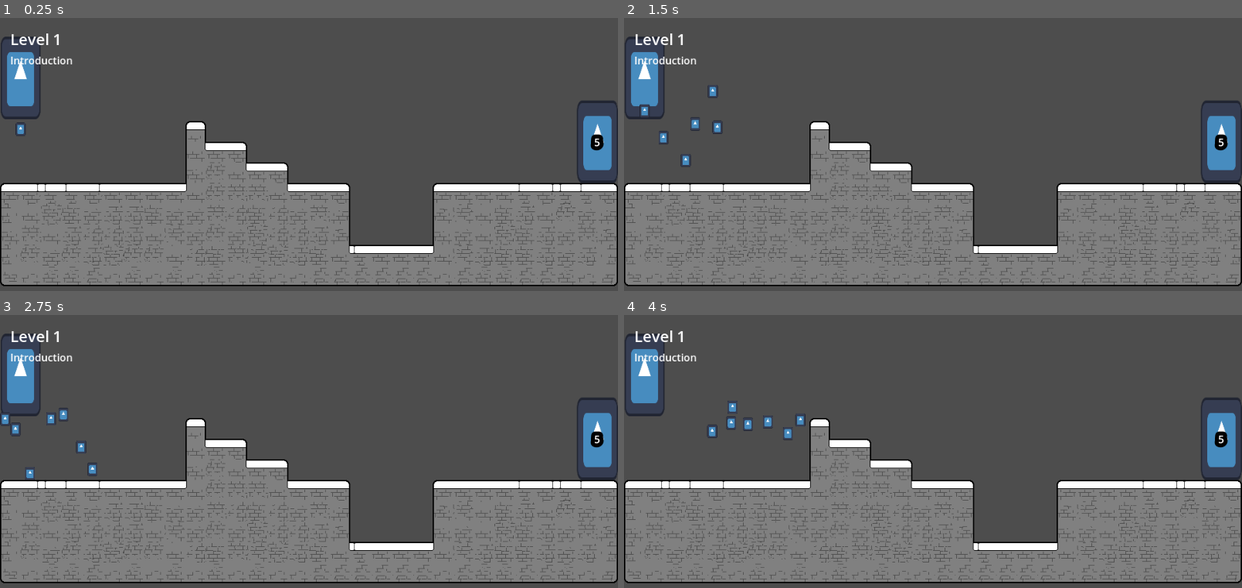
Above: before the commit, frames 1-4 (two rows, left to right).
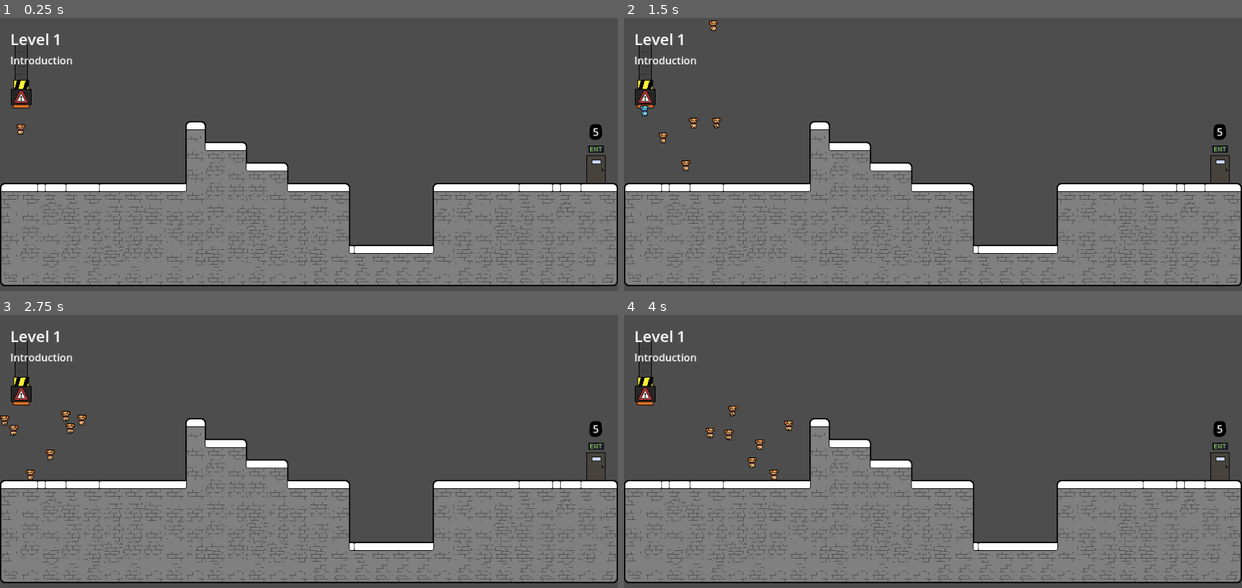
Above: after the commit, the same moments.

Repository: NanoMars/slime-game
Game: Godot game, scene res://game/levels/level_1.tscn
Same seed, same stepped clock (60 frames per second), same inputs: the game is played once before the commit and once after it. The engine's default icon, where the game draws it, is replaced by a stand-in: a white triangle on a blue panel in a dark square. Sound files missing from this copy of the repository are replaced by a short silence.
Inputs (mouse positions are in pixels of both pictures, inside the frame that each line leads up to):
- Up to frame 1 (0.25 s): no input
- Up to frame 2 (1.5 s): tap Enter (ui_accept) at 0.5 s; move the mouse to (1068, 173) at 0.52 s; hold W (jump) 0.53-1.28 s; hold D (move_right) from 0.53 s (still down); click (1068, 173) at 0.67 s; move the mouse to (809, 209) at 1.27 s; tap W (jump) at 1.35 s
- Up to frame 3 (2.75 s): tap W (jump) at 1.52, 1.82 s; move the mouse to (370, 413) at 2.02 s; release D (move_right) at 2.03 s; hold A (move_left) from 2.03 s (still down); hold W (jump) from 2.03 s (still down)
- Up to frame 4 (4 s): move the mouse to (902, 557) at 2.77 s; release A (move_left) at 2.78 s; release W (jump) at 2.78 s; hold D (move_right) from 2.78 s (still down); tap W (jump) at 2.85, 3.02, 3.32 s; click (902, 557) at 2.92 s; move the mouse to (1118, 541) at 3.52 s; hold W (jump) from 3.53 s (still down)

The runs differ from the first frame. In frame 1, 2.3% of the frame differs, in the area x 0-100%, y 6-61%; in frame 2, 2.7%; in frame 3, 2.8%; in frame 4, 2.9%.

Commit message:
anim stuff sorta

Diff:
--- a/door/door.tscn
+++ b/door/door.tscn
@@ -1,7 +1,7 @@
 [gd_scene load_steps=7 format=3 uid="uid://0vt3kq4svmkf"]
 
-[ext_resource type="Texture2D" uid="uid://cg5nnsp6tr0dc" path="res://icon.svg" id="1_plcny"]
 [ext_resource type="Script" uid="uid://dbiucsr66mc3q" path="res://door/door.gd" id="1_rdd60"]
+[ext_resource type="Texture2D" uid="uid://b52ir2q2gown" path="res://door/door.png" id="2_1xxlg"]
 [ext_resource type="AudioStream" uid="uid://lmwd863reytn" path="res://door/player_entered.wav" id="3_1xxlg"]
 [ext_resource type="AudioStream" uid="uid://bj7j2mvpmlo1b" path="res://door/door_unlocked.wav" id="4_42tme"]
 
@@ -9,17 +9,16 @@
 viewport_path = NodePath("Sprite2D2/SubViewport")
 
 [sub_resource type="RectangleShape2D" id="RectangleShape2D_plcny"]
-size = Vector2(64, 128)
+size = Vector2(39, 49)
 
 [node name="Door" type="Node2D"]
 script = ExtResource("1_rdd60")
 
 [node name="Sprite2D" type="Sprite2D" parent="."]
-scale = Vector2(0.5, 1)
-texture = ExtResource("1_plcny")
+texture = ExtResource("2_1xxlg")
 
 [node name="Sprite2D2" type="Sprite2D" parent="."]
-position = Vector2(0, 1)
+position = Vector2(0, -50)
 texture = SubResource("ViewportTexture_plcny")
 
 [node name="SubViewport" type="SubViewport" parent="Sprite2D2"]
@@ -40,6 +39,7 @@
 [node name="Area2D" type="Area2D" parent="."]
 
 [node name="CollisionShape2D" type="CollisionShape2D" parent="Area2D"]
+position = Vector2(-0.5, 4.5)
 shape = SubResource("RectangleShape2D_plcny")
 
 [node name="DoorEnteredSound" type="AudioStreamPlayer" parent="."]
--- a/game/levels/level_1.tscn
+++ b/game/levels/level_1.tscn
@@ -17,7 +17,7 @@
 spawn_count = 7
 
 [node name="Door" parent="." instance=ExtResource("3_rifvl")]
-position = Vector2(928, 192)
+position = Vector2(926, 227)
 next_level_scene = "uid://c7wa31217312a"
 
 [node name="GameManagerSetter" parent="." instance=ExtResource("4_wi6ud")]
--- a/game/levels/level_2.tscn
+++ b/game/levels/level_2.tscn
@@ -17,7 +17,7 @@
 spawn_count = 15
 
 [node name="Door" parent="." groups=["Door"] instance=ExtResource("3_7neg2")]
-position = Vector2(928, 320)
+position = Vector2(929, 355)
 
 [node name="GameManagerSetter" parent="." instance=ExtResource("4_2f1k2")]
 level_number = 2
--- a/player/player.gd
+++ b/player/player.gd
@@ -8,11 +8,13 @@
 @export_flags_2d_physics var enabled_collision_layers
 @export_flags_2d_physics var disabled_collision_layers
 
+var direction := 0.0
+var prev_direction := 0.0
 var touch_ground_last_tick: bool = false
 var airtime: float = 0.0
 @export var airtime_minimum_sound: float = 0.2
 
-
+@onready var anim_player = $AnimationPlayer
 
 @export var enabled: bool = true
 
@@ -23,6 +25,7 @@
 func _ready() -> void:
 	# Apply a random variation to the player speed
 	var variation = randf_range(-speed_variation, speed_variation)
+	$Sprite2D.frame_coords.y = randi_range(0, 4)
 	player_speed += player_speed * variation
 	add_to_group("player")
 	GameManager.player_count_changed()
@@ -55,11 +58,20 @@
 					p.jump(0.1)
 
 
-	var direction := Input.get_axis("move_left", "move_right")
+	direction = Input.get_axis("move_left", "move_right")
 	if direction and enabled:
 		velocity.x = direction * player_speed
+		if direction > 0.0:
+			anim_player.play("run_right")
+		else:
+			anim_player.play("run_left")
+		prev_direction = direction
 	else:
 		velocity.x = move_toward(velocity.x, 0, player_speed)
+		if prev_direction > 0.0:
+			anim_player.play("idle_right")
+		else:
+			anim_player.play("idle_left")
 
 	move_and_slide()
 
@@ -111,6 +123,10 @@
 func jump(delay: float = 0) -> void:
 	await get_tree().create_timer(delay).timeout
 	if is_on_floor() and check_player_below_grounded() and enabled:
+		if prev_direction > 0.0:
+			anim_player.play("jump_right")
+		else:
+			anim_player.play("jump_left")
 		velocity.y = jump_velocity
 		$JumpAudio.play()
 
--- a/player/player.tscn
+++ b/player/player.tscn
@@ -1,8 +1,8 @@
-[gd_scene load_steps=25 format=3 uid="uid://cbmqkddcrae75"]
+[gd_scene load_steps=33 format=3 uid="uid://cbmqkddcrae75"]
 
 [ext_resource type="Script" uid="uid://bxkjfjk24mebn" path="res://player/player.gd" id="1_g1dw6"]
-[ext_resource type="Texture2D" uid="uid://cg5nnsp6tr0dc" path="res://icon.svg" id="1_oul6g"]
-[ext_resource type="Script" uid="uid://flqxhi8i88ma" path="res://player/death_particles.gd" id="3_c35mf"]
+[ext_resource type="Texture2D" uid="uid://wprcg2epp6wc" path="res://player/player-Sheet.png" id="2_x7c3f"]
+[ext_resource type="Script" path="res://player/death_particles.gd" id="3_c35mf"]
 [ext_resource type="AudioStream" uid="uid://b1udkx6s5wrqi" path="res://assets/audio/jump_sounds/slightscream-01.mp3" id="3_tqiix"]
 [ext_resource type="AudioStream" uid="uid://de4nx7q6vutn6" path="res://assets/audio/jump_sounds/slightscream-02.mp3" id="4_e7oew"]
 [ext_resource type="AudioStream" uid="uid://ca5avv5xfhust" path="res://assets/audio/jump_sounds/slightscream-11.mp3" id="5_c35mf"]
@@ -20,10 +20,10 @@
 [ext_resource type="AudioStream" uid="uid://dmguqdnrmne4a" path="res://assets/audio/jump_sounds/slightscream-10.mp3" id="17_2uvqg"]
 [ext_resource type="AudioStream" uid="uid://b74qk5wru38lw" path="res://assets/audio/jumpland.wav" id="18_e7oew"]
 [ext_resource type="AudioStream" uid="uid://ckuovfdhtslf8" path="res://assets/audio/bird_splat.mp3" id="20_65viv"]
-[ext_resource type="Script" uid="uid://bkrp5txis6bvs" path="res://player/death_audio.gd" id="21_x7c3f"]
+[ext_resource type="Script" path="res://player/death_audio.gd" id="21_x7c3f"]
 
 [sub_resource type="RectangleShape2D" id="RectangleShape2D_kqu6x"]
-size = Vector2(16, 20)
+size = Vector2(14, 16)
 
 [sub_resource type="RectangleShape2D" id="RectangleShape2D_e7oew"]
 size = Vector2(16, 20)
@@ -47,6 +47,220 @@
 stream_13/stream = ExtResource("8_bjvpn")
 stream_14/stream = ExtResource("9_s7qer")
 
+[sub_resource type="Animation" id="Animation_x7c3f"]
+resource_name = "run_right"
+length = 0.4
+loop_mode = 1
+step = 0.15
+tracks/0/type = "value"
+tracks/0/imported = false
+tracks/0/enabled = true
+tracks/0/path = NodePath("Sprite2D:scale")
+tracks/0/interp = 1
+tracks/0/loop_wrap = true
+tracks/0/keys = {
+"times": PackedFloat32Array(0),
+"transitions": PackedFloat32Array(1),
+"update": 0,
+"values": [Vector2(1, 1)]
+}
+tracks/1/type = "value"
+tracks/1/imported = false
+tracks/1/enabled = true
+tracks/1/path = NodePath("Sprite2D:frame_coords")
+tracks/1/interp = 1
+tracks/1/loop_wrap = true
+tracks/1/keys = {
+"times": PackedFloat32Array(0, 0.1, 0.2, 0.3),
+"transitions": PackedFloat32Array(1, 1, 1, 1),
+"update": 1,
+"values": [Vector2i(0, 0), Vector2i(1, 0), Vector2i(2, 0), Vector2i(3, 0)]
+}
+
+[sub_resource type="Animation" id="Animation_bjvpn"]
+length = 0.001
+tracks/0/type = "value"
+tracks/0/imported = false
+tracks/0/enabled = true
+tracks/0/path = NodePath("Sprite2D:scale")
+tracks/0/interp = 1
+tracks/0/loop_wrap = true
+tracks/0/keys = {
+"times": PackedFloat32Array(0),
+"transitions": PackedFloat32Array(1),
+"update": 0,
+"values": [Vector2(1, 1)]
+}
+tracks/1/type = "value"
+tracks/1/imported = false
+tracks/1/enabled = true
+tracks/1/path = NodePath("Sprite2D:frame_coords")
+tracks/1/interp = 1
+tracks/1/loop_wrap = true
+tracks/1/keys = {
+"times": PackedFloat32Array(0),
+"transitions": PackedFloat32Array(1),
+"update": 1,
+"values": [Vector2i(0, 0)]
+}
+
+[sub_resource type="Animation" id="Animation_s7qer"]
+resource_name = "run_left"
+length = 0.4
+loop_mode = 1
+step = 0.15
+tracks/0/type = "value"
+tracks/0/imported = false
+tracks/0/enabled = true
+tracks/0/path = NodePath("Sprite2D:scale")
+tracks/0/interp = 1
+tracks/0/loop_wrap = true
+tracks/0/keys = {
+"times": PackedFloat32Array(0),
+"transitions": PackedFloat32Array(1),
+"update": 0,
+"values": [Vector2(-1, 1)]
+}
+tracks/1/type = "value"
+tracks/1/imported = false
+tracks/1/enabled = true
+tracks/1/path = NodePath("Sprite2D:frame_coords")
+tracks/1/interp = 1
+tracks/1/loop_wrap = true
+tracks/1/keys = {
+"times": PackedFloat32Array(0, 0.1, 0.2, 0.3),
+"transitions": PackedFloat32Array(1, 1, 1, 1),
+"update": 1,
+"values": [Vector2i(0, 0), Vector2i(1, 0), Vector2i(2, 0), Vector2i(3, 0)]
+}
+
+[sub_resource type="Animation" id="Animation_g4c7l"]
+resource_name = "idle_right"
+length = 0.1
+step = 0.15
+tracks/0/type = "value"
+tracks/0/imported = false
+tracks/0/enabled = true
+tracks/0/path = NodePath("Sprite2D:frame_coords")
+tracks/0/interp = 1
+tracks/0/loop_wrap = true
+tracks/0/keys = {
+"times": PackedFloat32Array(0),
+"transitions": PackedFloat32Array(1),
+"update": 1,
+"values": [Vector2i(0, 0)]
+}
+tracks/1/type = "value"
+tracks/1/imported = false
+tracks/1/enabled = true
+tracks/1/path = NodePath("Sprite2D:scale")
+tracks/1/interp = 1
+tracks/1/loop_wrap = true
+tracks/1/keys = {
+"times": PackedFloat32Array(0),
+"transitions": PackedFloat32Array(1),
+"update": 0,
+"values": [Vector2(1, 1)]
+}
+
+[sub_resource type="Animation" id="Animation_knn7v"]
+resource_name = "idle_left"
+length = 0.1
+step = 0.15
+tracks/0/type = "value"
+tracks/0/imported = false
+tracks/0/enabled = true
+tracks/0/path = NodePath("Sprite2D:frame_coords")
+tracks/0/interp = 1
+tracks/0/loop_wrap = true
+tracks/0/keys = {
+"times": PackedFloat32Array(0),
+"transitions": PackedFloat32Array(1),
+"update": 1,
+"values": [Vector2i(0, 0)]
+}
+tracks/1/type = "value"
+tracks/1/imported = false
+tracks/1/enabled = true
+tracks/1/path = NodePath("Sprite2D:scale")
+tracks/1/interp = 1
+tracks/1/loop_wrap = true
+tracks/1/keys = {
+"times": PackedFloat32Array(0),
+"transitions": PackedFloat32Array(1),
+"update": 0,
+"values": [Vector2(-1, 1)]
+}
+
+[sub_resource type="Animation" id="Animation_7pqkx"]
+resource_name = "jump_right"
+length = 0.4
+step = 0.15
+tracks/0/type = "value"
+tracks/0/imported = false
+tracks/0/enabled = true
+tracks/0/path = NodePath("Sprite2D:scale")
+tracks/0/interp = 1
+tracks/0/loop_wrap = true
+tracks/0/keys = {
+"times": PackedFloat32Array(0),
+"transitions": PackedFloat32Array(1),
+"update": 0,
+"values": [Vector2(1, 1)]
+}
+tracks/1/type = "value"
+tracks/1/imported = false
+tracks/1/enabled = true
+tracks/1/path = NodePath("Sprite2D:frame_coords")
+tracks/1/interp = 1
+tracks/1/loop_wrap = true
+tracks/1/keys = {
+"times": PackedFloat32Array(0, 0.2),
+"transitions": PackedFloat32Array(1, 1),
+"update": 1,
+"values": [Vector2i(4, 0), Vector2i(5, 0)]
+}
+
+[sub_resource type="Animation" id="Animation_uw77l"]
+resource_name = "jump_left"
+length = 0.4
+step = 0.15
+tracks/0/type = "value"
+tracks/0/imported = false
+tracks/0/enabled = true
+tracks/0/path = NodePath("Sprite2D:scale")
+tracks/0/interp = 1
+tracks/0/loop_wrap = true
+tracks/0/keys = {
+"times": PackedFloat32Array(0),
+"transitions": PackedFloat32Array(1),
+"update": 0,
+"values": [Vector2(-1, 1)]
+}
+tracks/1/type = "value"
+tracks/1/imported = false
+tracks/1/enabled = true
+tracks/1/path = NodePath("Sprite2D:frame_coords")
+tracks/1/interp = 1
+tracks/1/loop_wrap = true
+tracks/1/keys = {
+"times": PackedFloat32Array(0, 0.2),
+"transitions": PackedFloat32Array(1, 1),
+"update": 1,
+"values": [Vector2i(4, 0), Vector2i(5, 0)]
+}
+
+[sub_resource type="AnimationLibrary" id="AnimationLibrary_s7qer"]
+_data = {
+&"RESET": SubResource("Animation_bjvpn"),
+&"idle_left": SubResource("Animation_knn7v"),
+&"idle_right": SubResource("Animation_g4c7l"),
+&"jump_left": SubResource("Animation_uw77l"),
+&"jump_right": SubResource("Animation_7pqkx"),
+&"run_left": SubResource("Animation_s7qer"),
+&"run_right": SubResource("Animation_x7c3f")
+}
+
 [node name="Player" type="CharacterBody2D" groups=["player"]]
 script = ExtResource("1_g1dw6")
 player_speed = 100.0
@@ -56,8 +270,10 @@
 shape = SubResource("RectangleShape2D_kqu6x")
 
 [node name="Sprite2D" type="Sprite2D" parent="."]
-scale = Vector2(0.120000124, 0.1599999)
-texture = ExtResource("1_oul6g")
+texture_filter = 1
+texture = ExtResource("2_x7c3f")
+hframes = 6
+vframes = 5
 
 [node name="ShapeCast2D" type="ShapeCast2D" parent="."]
 shape = SubResource("RectangleShape2D_e7oew")
@@ -92,5 +308,10 @@
 stream = ExtResource("20_65viv")
 script = ExtResource("21_x7c3f")
 
+[node name="AnimationPlayer" type="AnimationPlayer" parent="."]
+libraries = {
+&"": SubResource("AnimationLibrary_s7qer")
+}
+
 [connection signal="finished" from="CPUParticles2D" to="CPUParticles2D" method="_on_finished"]
 [connection signal="finished" from="DeathAudio" to="DeathAudio" method="_on_finished"]
--- a/spawner/player_spawner.tscn
+++ b/spawner/player_spawner.tscn
@@ -1,17 +1,16 @@
 [gd_scene load_steps=4 format=3 uid="uid://dmrkf8ki527vu"]
 
 [ext_resource type="Script" uid="uid://dmooalwx1p4n7" path="res://spawner/player_spawner.gd" id="1_77646"]
-[ext_resource type="Texture2D" uid="uid://cg5nnsp6tr0dc" path="res://icon.svg" id="1_p8po5"]
 [ext_resource type="PackedScene" uid="uid://cbmqkddcrae75" path="res://player/player.tscn" id="2_4sg3s"]
+[ext_resource type="Texture2D" uid="uid://dbpqtydusv6si" path="res://spawner/pipe.png" id="3_4sg3s"]
 
 [node name="PlayerSpawner" type="Marker2D"]
 script = ExtResource("1_77646")
 player_scene = ExtResource("2_4sg3s")
 
 [node name="Sprite2D" type="Sprite2D" parent="."]
-position = Vector2(0, -51)
-scale = Vector2(0.484375, 1)
-texture = ExtResource("1_p8po5")
+position = Vector2(1, -54)
+texture = ExtResource("3_4sg3s")
 
 [node name="Marker2D" type="Marker2D" parent="."]
 position = Vector2(32, 0)
Binary file added: assets/saw.png
Not shown, added: assets/saw.png.import
Binary file added: assets/saw_path.png
Not shown, added: assets/saw_path.png.import
Binary file added: door/door.png
Not shown, added: door/door.png.import
Binary file added: player/player-Sheet.png
Not shown, added: player/player-Sheet.png.import
Binary file added: spawner/pipe.png
Not shown, added: spawner/pipe.png.import
